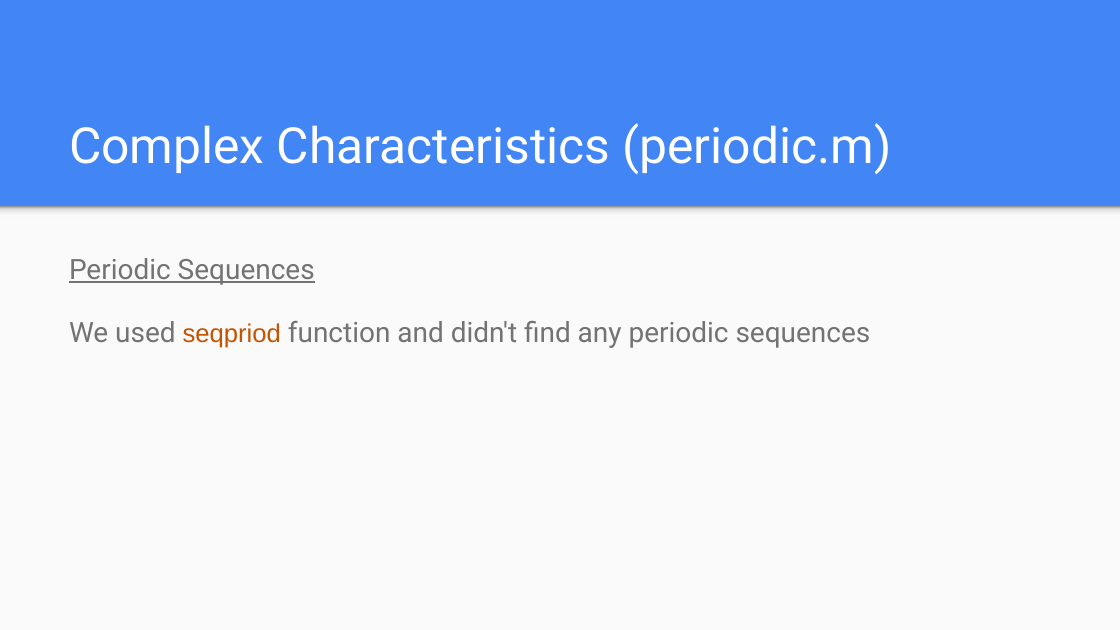
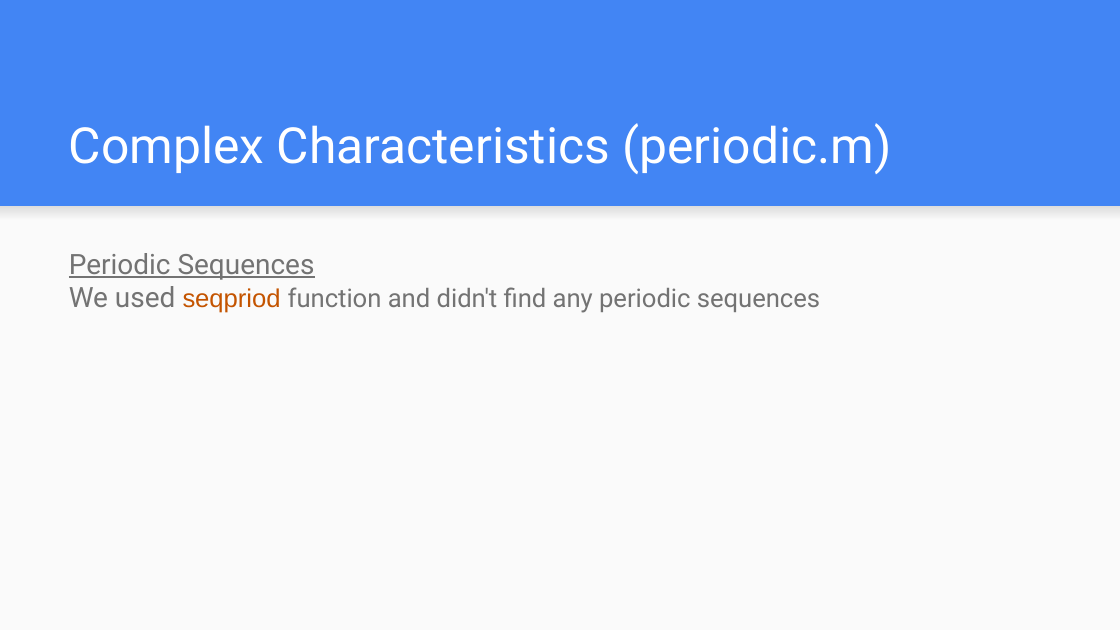
Before and after one commit to orzuk/OEIS, a slide deck: slide 14 of Filtering and summary statistics/filtering+stats.pptx. Drawn at 1120x630 pixels with LibreOffice and Linux fonts; fonts in the diff are those of the drawing. Boxes give left, top, right and bottom in pixels: in the first picture for what was removed or moved away, otherwise in the second. Text is boxed around its words. In the diff, an @@ line names an element or a change of style, - is before the commit and + after.

```diff
--- a/Filtering and summary statistics/filtering+stats.pptx
+++ b/Filtering and summary statistics/filtering+stats.pptx
@@ rectangle at [0, 206, 1120, 220]: fill gradient #F9F9F9 to #DEDEDE to #999999 to gradient #F9F9F9 to #DEDEDE @@
@@ text "Periodic Sequences" at [69, 253, 820, 313]: size 18 to 16.5 pt in "function and didn't find any periodic sequences"; line spacing 1.15 to 1; less space between paragraphs @@
```
Also in this commit, not shown: 18 other slides changed, 2 other files.
